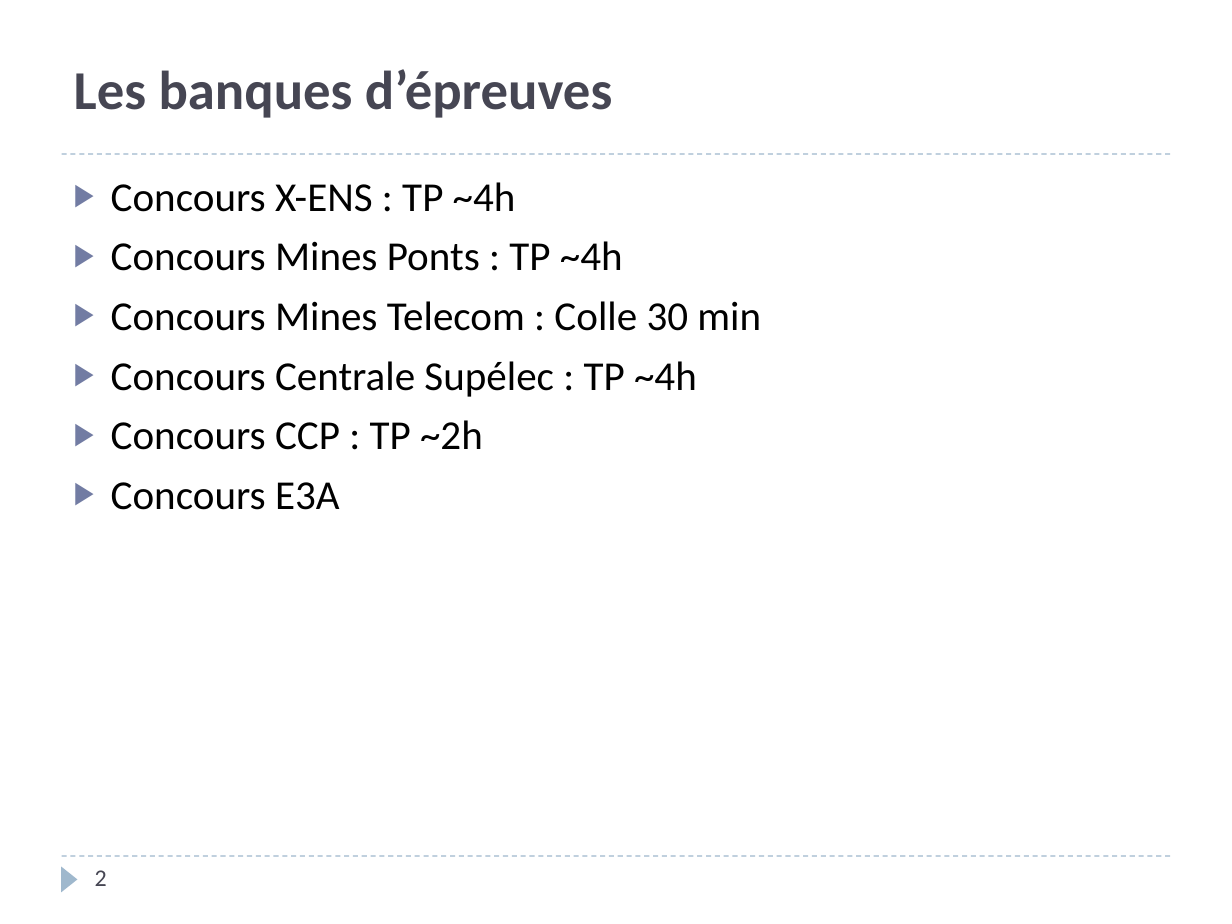
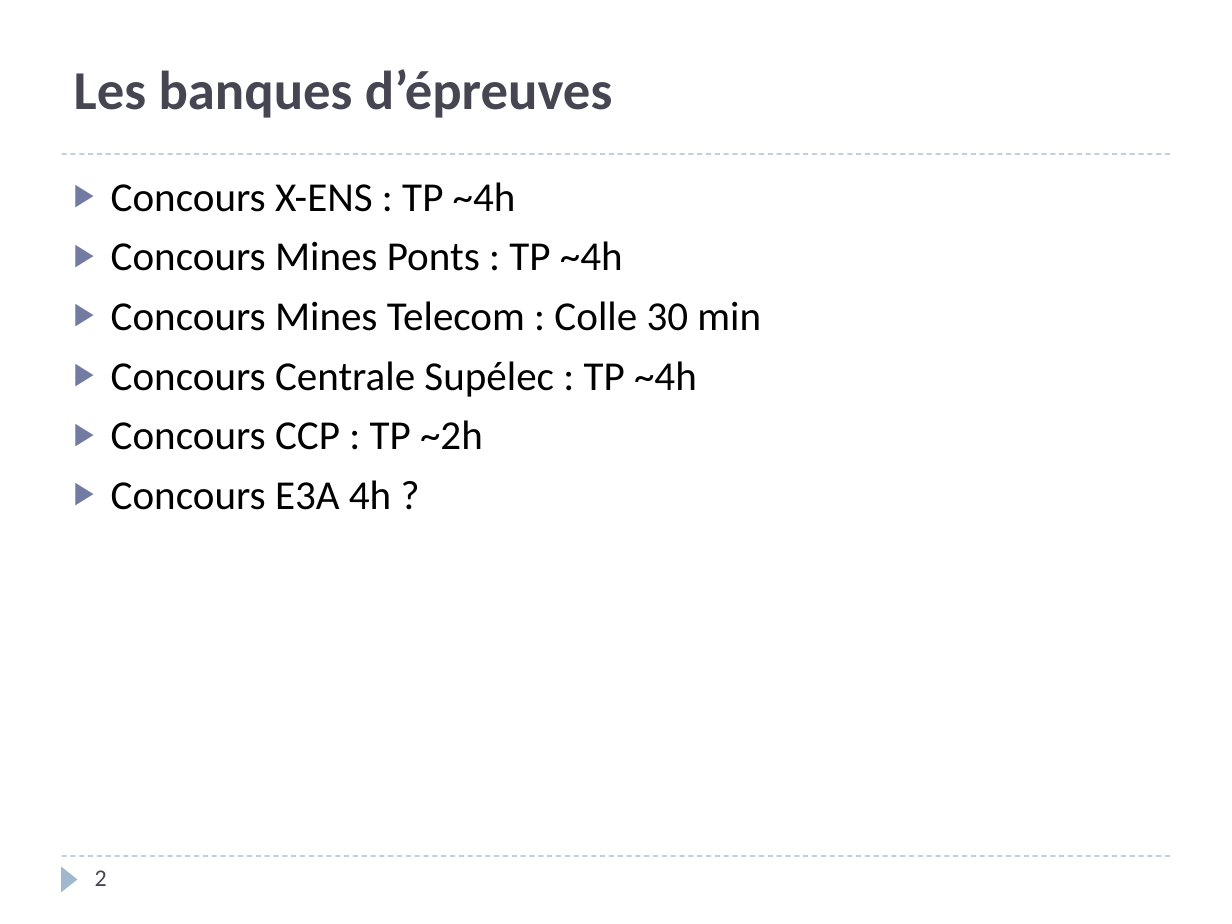
Before and after one commit to xpessoles/PSI, a slide deck: slide 2 of PreparationOral/PreparationOral.pptx. Drawn at 1232x924 pixels with LibreOffice and Linux fonts; fonts in the diff are those of the drawing. Boxes give left, top, right and bottom in pixels: in the first picture for what was removed or moved away, otherwise in the second. Text is boxed around its words. In the diff, an @@ line names an element or a change of style, - is before the commit and + after.

```diff
--- a/PreparationOral/PreparationOral.pptx
+++ b/PreparationOral/PreparationOral.pptx
@@ text at bbox=[111, 480, 391, 510]: text changed @@
-▶ Concours E3A
+▶ Concours E3A 4h ?
```
Also in this commit, not shown: 3 other slides changed, 6 slides added.
